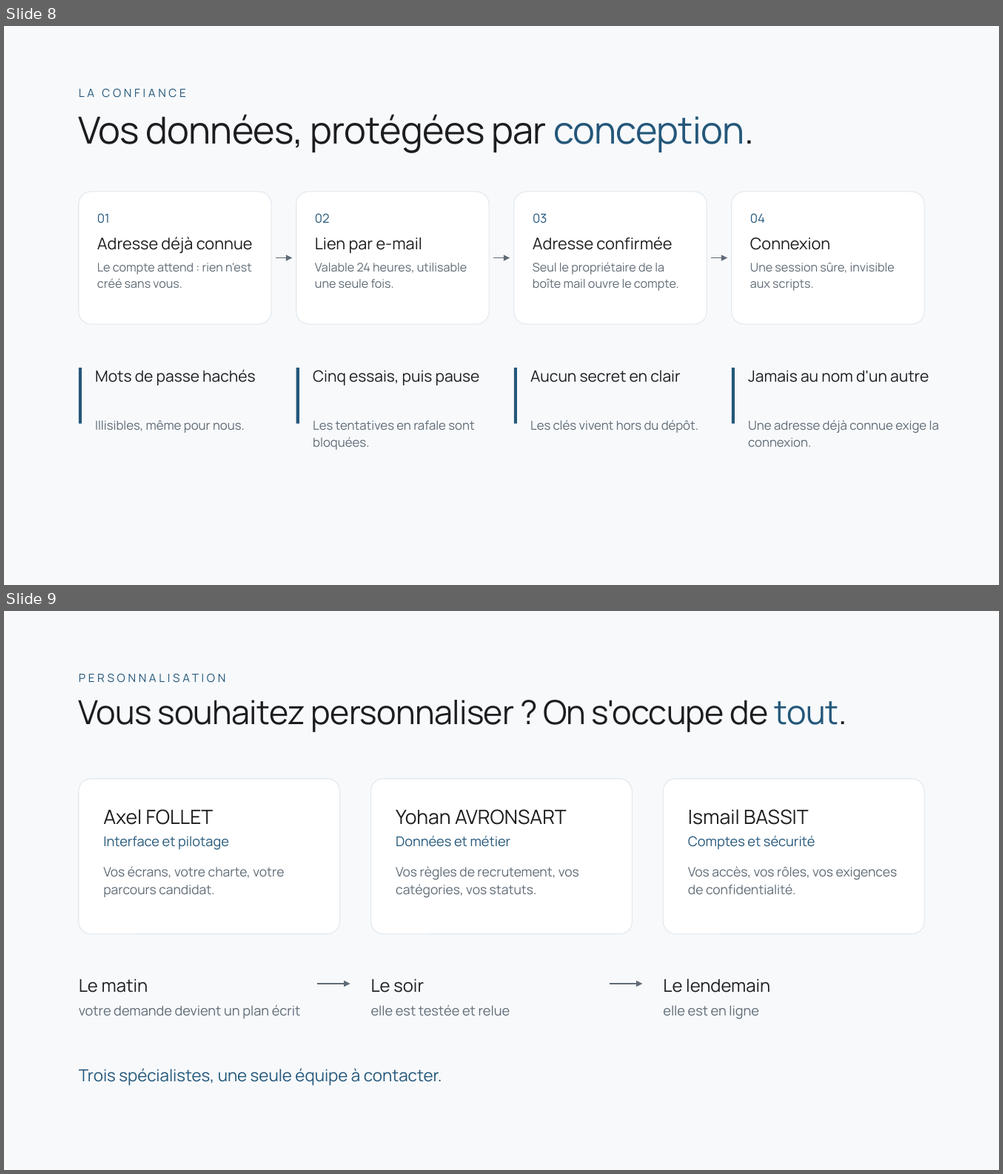
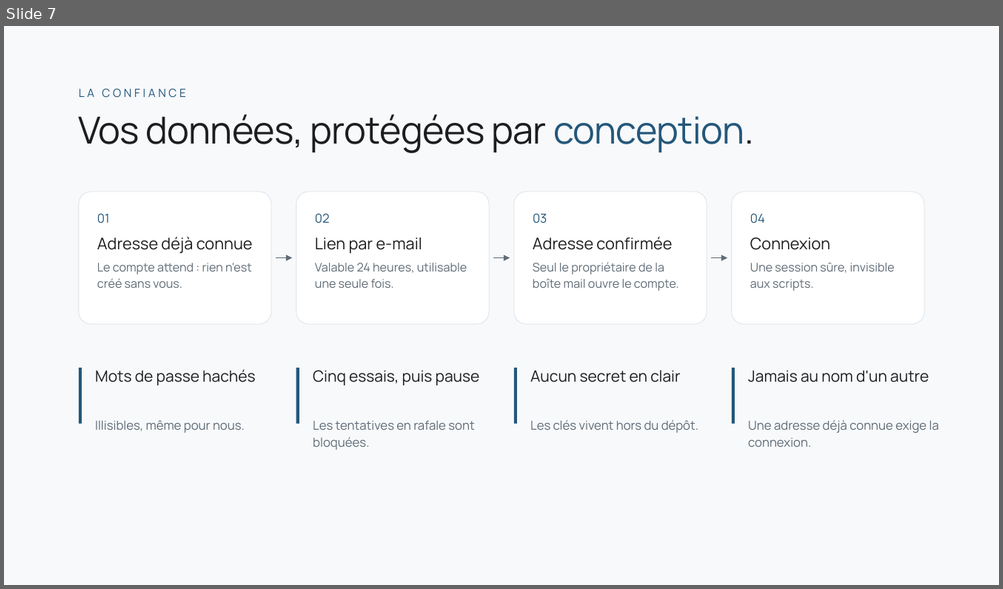
Before and after one commit to Yohan-AVRONSART/Projets, a slide deck: docs/YIA_Jobs_soutenance.pptx. Shown one above the other, each under a label of ours: slides 8 and 9 before the commit, slide 7 after it. The pictures are 1003x1174 and 1003x589 pixels, drawn with LibreOffice and Linux fonts; fonts in the diff are those of the drawing. Boxes give left, top, right and bottom in pixels: in the first picture for what was removed or moved away, otherwise in the second. Text is boxed around its words. In the diff, an @@ line names an element or a change of style, - is before the commit and + after.

Commit message:
Support de soutenance : stack, architecture, données, organisation, méthode, difficultés

```diff
--- a/docs/YIA_Jobs_soutenance.pptx
+++ b/docs/YIA_Jobs_soutenance.pptx
@@ slide 9 removed at (4, 611, 999, 1170), background #F7F9FB @@
@@ text removed at (79, 669, 924, 699) @@
-PERSONNALISATION
@@ text removed at (79, 700, 846, 732) @@
-Vous souhaitez personnaliser ? On s'occupe de tout.
@@ rounded rectangle removed at (79, 779, 340, 934) @@
@@ rounded rectangle removed at (371, 779, 632, 934) @@
@@ rounded rectangle removed at (663, 779, 924, 934) @@
@@ text removed at (103, 809, 213, 825) @@
-Axel FOLLET
@@ text removed at (395, 809, 566, 825) @@
-Yohan AVRONSART
@@ text removed at (688, 809, 808, 825) @@
-Ismail BASSIT
@@ text removed at (103, 836, 229, 850) @@
-Interface et pilotage
@@ text removed at (395, 835, 511, 847) @@
-Données et métier
@@ text removed at (688, 835, 815, 850) @@
-Comptes et sécurité
@@ text removed at (103, 866, 284, 897) @@
-Vos écrans, votre charte, votre parcours candidat.
@@ text removed at (395, 866, 579, 898) @@
-Vos règles de recrutement, vos catégories, vos statuts.
@@ text removed at (688, 866, 897, 894) @@
-Vos accès, vos rôles, vos exigences de confidentialité.
@@ text removed at (79, 979, 148, 993) @@
-Le matin
@@ arrow removed from (316, 984) to (350, 984) @@
@@ text removed at (371, 979, 424, 993) @@
-Le soir
@@ arrow removed from (609, 984) to (643, 984) @@
@@ text removed at (663, 979, 770, 993) @@
-Le lendemain
@@ text removed at (79, 1005, 301, 1019) @@
-votre demande devient un plan écrit
@@ text removed at (371, 1005, 510, 1016) @@
-elle est testée et relue
@@ text removed at (663, 1005, 759, 1019) @@
-elle est en ligne
@@ text removed at (79, 1068, 442, 1086) @@
-Trois spécialistes, une seule équipe à contacter.
@@ what was slide 8 is now slide 7 @@
```
Also in this commit, not shown: 6 slides added, 1 other slide removed, 1 other file.
